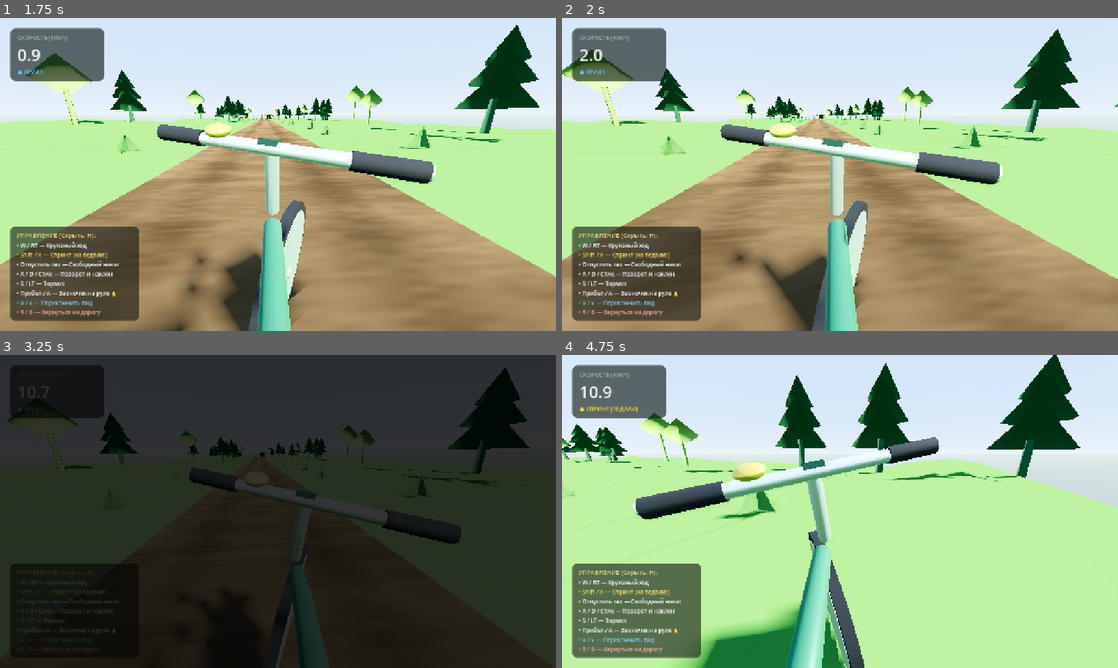
Above: before the commit, frames 1-4 (two rows, left to right).
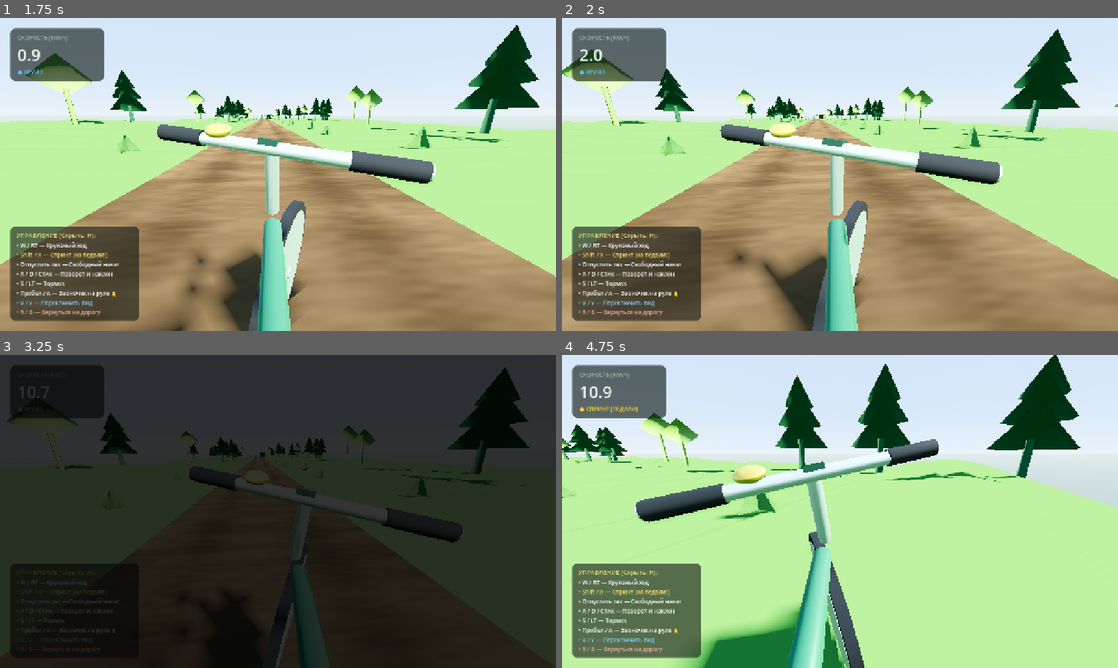
Above: after the commit, the same moments.

Repository: Guardorvd/slow-cycle
Game: Godot game, scene res://scenes/mode_select.tscn
The game is run twice, just before and just after one commit, with the same random seed, the same clock (stepped at 60 frames per second) and the same inputs.
Inputs:
- Up to frame 1 (1.75 s): click "1. Бесконечная дорога (Zen Ri…" at 0.5 s; tap Enter at 1.25 s; hold D (steer_right) from 1.28 s (still down); hold W (pedal) from 1.28 s (still down)
- Up to frame 2 (2 s): keep holding D (steer_right); keep holding W (pedal)
- Up to frame 3 (3.25 s): release D (steer_right) at 2.03 s; release W (pedal) at 2.03 s; hold S (brake) 2.03-2.78 s; tap W (pedal) at 2.1 s; hold D (steer_right) from 2.78 s (still down); hold W (pedal) from 2.78 s (still down); tap R (recover_ride) at 2.85 s
- Up to frame 4 (4.75 s): release W (pedal) at 3.53 s; tap Space (ring_bell) at 3.6 s; tap W (pedal) at 3.8 s; release D (steer_right) at 4.28 s; hold A (steer_left) from 4.28 s (still down); hold W (pedal) from 4.28 s (still down); tap Shift (sprint_pedal) at 4.35 s

Frame 1 is identical in both runs. In frame 2, 0.1% of the frame differs, in the area x 1-99%, y 16-89%; in frame 3, 0.4%; in frame 4, 2.4%, in the area x 0-99%, y 0-100%.

Commit message:
fix(audit-v4): resolve audio seam pop, timer aliasing, hud wrap-around, and ObjectDB leaks [Phases 1-3]
- Eliminate audio loop seam pop with 32-sample lerp bridge in _create_wind_audio_stream (10/10 test repeatability)
- Fix freewheel timer aliasing by switching to fractional phase subtraction (freewheel_timer -= click_interval), enabling full 55.6 clicks/s at 44 km/h
- Implement cyclic wrap-around in RoadPathData.find_closest_index for closed circuit tracks
- Activate cadence sway and vertical bobbing during sprint pedaling in bike_camera.gd
- Eliminate ObjectDB leaks on exit via BikeAudioManager._exit_tree player stop and headless test runner process_frame flushes
- Smooth brake deceleration release tail across 0.10s window in bicycle_controller.gd
- Add smoothed first-person camera vertical bobbing (current_bob_y) with clean recovery reset
- Register 3d_physics/layer_5='RoughRoad' in project.godot and wire explicit node_paths in bicycle.tscn
- Synchronize TECHNICAL_AUDIT_AND_ROADMAP.md, CURRENT_STATE_AUDIT.md, and README.md with 100% PASS metrics across all 52 contracts

Diff:
--- a/project.godot
+++ b/project.godot
@@ -95,6 +95,7 @@
 3d_physics/layer_2="Road"
 3d_physics/layer_3="Grass"
 3d_physics/layer_4="Player"
+3d_physics/layer_5="RoughRoad"
 
 [rendering]
 
--- a/scenes/player/bicycle.tscn
+++ b/scenes/player/bicycle.tscn
@@ -119,7 +119,7 @@
 material = SubResource("Mat_Rubber")
 size = Vector3(0.08, 0.02, 0.09)
 
-[node name="Bicycle" type="CharacterBody3D" node_paths=PackedStringArray("front_ray", "rear_ray", "visuals_root", "handlebar_pivot", "front_wheel", "rear_wheel", "crankset_pivot", "left_pedal", "right_pedal")]
+[node name="Bicycle" type="CharacterBody3D" node_paths=PackedStringArray("front_ray", "rear_ray", "visuals_root", "handlebar_pivot", "front_wheel", "rear_wheel", "crankset_pivot", "left_pedal", "right_pedal", "camera_rig")]
 collision_layer = 8
 collision_mask = 7
 script = ExtResource("1_controller")
@@ -132,6 +132,7 @@
 crankset_pivot = NodePath("Visuals/Crankset")
 left_pedal = NodePath("Visuals/Crankset/LeftCrank/LeftPedal")
 right_pedal = NodePath("Visuals/Crankset/RightCrank/RightPedal")
+camera_rig = NodePath("CameraRig")
 
 [node name="CollisionShape3D" type="CollisionShape3D" parent="."]
 transform = Transform3D(1, 0, 0, 0, 1, 0, 0, 0, 1, 0, 0.65, 0)
@@ -276,10 +277,11 @@
 transform = Transform3D(1, 0, 0, 0, 0.94, 0.34, 0, -0.34, 0.94, 0, 0.33, 0.01)
 mesh = SubResource("Mesh_Screen")
 
-[node name="CameraRig" type="Node3D" parent="." node_paths=PackedStringArray("first_person_cam", "third_person_cam")]
+[node name="CameraRig" type="Node3D" parent="." node_paths=PackedStringArray("first_person_cam", "third_person_cam", "spring_arm")]
 script = ExtResource("2_camera")
 first_person_cam = NodePath("FirstPersonCamera")
 third_person_cam = NodePath("SpringArm3D/ThirdPersonCamera")
+spring_arm = NodePath("SpringArm3D")
 
 [node name="FirstPersonCamera" type="Camera3D" parent="CameraRig"]
 transform = Transform3D(1, 0, 0, 0, 0.956, 0.292, 0, -0.292, 0.956, 0, 1.12, 0.05)
--- a/scripts/audio/bike_audio_manager.gd
+++ b/scripts/audio/bike_audio_manager.gd
@@ -74,6 +74,14 @@
 	if bike_controller and bike_controller.has_signal("bell_rung"):
 		if not bike_controller.is_connected("bell_rung", _on_bell_rung):
 			bike_controller.connect("bell_rung", _on_bell_rung)
+
+func _exit_tree() -> void:
+	if bell_player: bell_player.stop()
+	if freewheel_player_a: freewheel_player_a.stop()
+	if freewheel_player_b: freewheel_player_b.stop()
+	if wind_player: wind_player.stop()
+	if gravel_player: gravel_player.stop()
+	if skid_player: skid_player.stop()
 
 func _process(delta: float) -> void:
 	if not bike_controller:
@@ -101,7 +109,9 @@
 		var click_interval: float = clampf(0.22 / maxf(current_speed, 0.5), 0.018, 0.180)
 		freewheel_timer += delta
 		if freewheel_timer >= click_interval:
-			freewheel_timer = 0.0
+			freewheel_timer -= click_interval
+			if freewheel_timer >= click_interval:
+				freewheel_timer = fmod(freewheel_timer, click_interval)
 			var active_player: AudioStreamPlayer3D = freewheel_player_a if freewheel_use_a else freewheel_player_b
 			freewheel_use_a = not freewheel_use_a
 			active_player.pitch_scale = randf_range(0.97, 1.03)
@@ -258,6 +268,13 @@
 
 	raw_samples.resize(total_samples)
 
+	# Seam bridge continuity
+	var seam_bridge_len: int = 32
+	for j in range(seam_bridge_len):
+		var w: float = float(j + 1) / float(seam_bridge_len)
+		var idx: int = total_samples - seam_bridge_len + j
+		raw_samples[idx] = lerpf(raw_samples[idx], raw_samples[0], w * 0.85)
+
 	var pcm_data := PackedByteArray()
 	pcm_data.resize(total_samples * 2)
 	for i in range(total_samples):
--- a/scripts/camera/bike_camera.gd
+++ b/scripts/camera/bike_camera.gd
@@ -59,6 +59,7 @@
 var current_shake_x: float = 0.0
 var current_shake_y: float = 0.0
 var current_shake_rot: float = 0.0
+var current_bob_y: float = 0.0
 var bob_phase: float = 0.0
 var travel_distance: float = 0.0
 var shake_time: float = 0.0 ## Backward compatibility alias
@@ -107,6 +108,8 @@
 	var bike_bank: float = bike.get("current_bank") if "current_bank" in bike else 0.0
 	var vis_steer: float = bike.get("visual_steer") if "visual_steer" in bike else 0.0
 	var is_pedaling: bool = bike.get("is_pedaling") if "is_pedaling" in bike else false
+	var is_sprinting: bool = bike.get("is_sprinting") if "is_sprinting" in bike else false
+	var sprint_boost_val: float = bike.get("sprint_boost") if "sprint_boost" in bike else 0.0
 	var is_coasting: bool = bike.get("is_coasting") if "is_coasting" in bike else false
 	var crank_rot: float = bike.get("crank_rotation") if "crank_rotation" in bike else 0.0
 	var pedal_power: float = bike.get("pedal_power") if "pedal_power" in bike else 0.0
@@ -185,14 +188,19 @@
 	# 6. SECONDARY PRIORITY 2: Cadence Sway & Vertical Pedal Bob
 	# -------------------------------------------------------------
 	var sway_offset_x: float = 0.0
-	var bob_offset_y: float = 0.0
-	if is_pedaling and current_speed > 0.5:
+	var target_bob_y: float = 0.0
+	var is_working_pedals: bool = is_pedaling or is_sprinting
+	var eff_pedal_power: float = pedal_power if is_pedaling else clampf(sprint_boost_val / 3.0, 0.5, 1.0)
+	if is_working_pedals and current_speed > 0.5:
 		bob_phase += delta * (current_speed * 1.4)
-		bob_offset_y = sin(bob_phase) * vertical_bob_intensity
-		sway_offset_x = sin(crank_rot) * cadence_sway_intensity * pedal_power
+		target_bob_y = sin(bob_phase) * vertical_bob_intensity
+		sway_offset_x = sin(crank_rot) * cadence_sway_intensity * eff_pedal_power
 	elif is_coasting or current_speed <= 0.5:
-		bob_offset_y = 0.0
+		target_bob_y = 0.0
 		sway_offset_x = 0.0
+
+	var bob_t: float = 1.0 - exp(-10.0 * delta)
+	current_bob_y = lerpf(current_bob_y, target_bob_y, bob_t)
 
 	# -------------------------------------------------------------
 	# 7. Speed FOV & Speed Breathing (Breathing OFF by default)
@@ -218,7 +226,7 @@
 		# Position: base + lateral sway + shake_x, base_y + bob + dive_y + shake_y, base_z + surge_z + dive_tuck
 		var dive_forward_shift: float = -current_dive_pitch * 0.03 # Subtle forward tuck in braking
 		first_person_cam.position.x = base_fp_pos.x + current_shake_x + sway_offset_x
-		first_person_cam.position.y = base_fp_pos.y + bob_offset_y + current_dive_y + current_shake_y
+		first_person_cam.position.y = base_fp_pos.y + current_bob_y + current_dive_y + current_shake_y
 		first_person_cam.position.z = base_fp_pos.z + current_surge_z + dive_forward_shift
 
 		# Rotation: base_pitch + dive_pitch, look_yaw, current_roll + shake_rot
@@ -259,6 +267,7 @@
 	current_shake_x = 0.0
 	current_shake_y = 0.0
 	current_shake_rot = 0.0
+	current_bob_y = 0.0
 	current_roll = 0.0
 	bob_phase = 0.0
 	travel_distance = 0.0
--- a/scripts/player/bicycle_controller.gd
+++ b/scripts/player/bicycle_controller.gd
@@ -378,16 +378,16 @@
 	var a_gravity: float = -sin(physics_pitch) * 9.8 * gravity_slope_mult
 
 	# 4. Progressive braking with quadratic effort curve and analog brake
-	var a_brake: float = 0.0
 	if is_braking:
 		var brake_strength: float = Input.get_action_strength("brake")
 		if brake_strength < 0.05:
 			brake_strength = 1.0 # Programmatic fallback
 		brake_input = minf(brake_strength, brake_input + (1.0 / brake_attack_time) * delta)
-		var brake_curve: float = brake_input * brake_input
-		a_brake = brake_deceleration * brake_curve
 	else:
 		brake_input = maxf(0.0, brake_input - (1.0 / brake_release_time) * delta)
+
+	var brake_curve: float = brake_input * brake_input
+	var a_brake: float = brake_deceleration * brake_curve
 
 	# Visual-only nose dive under braking (smoothly tracking brake_input)
 	var target_dive: float = -deg_to_rad(brake_dive_angle_deg) * brake_input
--- a/scripts/test/test_diagnostics.gd
+++ b/scripts/test/test_diagnostics.gd
@@ -1353,4 +1353,7 @@
 	else:
 		print("\n=== SOME VERIFICATIONS FAILED ===\n")
 
+	await process_frame
+	await physics_frame
+	await process_frame
 	quit(0 if all_ok else 1)
--- a/scripts/test/test_track_ride.gd
+++ b/scripts/test/test_track_ride.gd
@@ -165,5 +165,6 @@
 		print("[PASS] Debug HUD dynamically tracks and displays test track sections.")
 
 	root_node.queue_free()
+	await process_frame
 	print("\n[SUCCESS] ALL LIVE TEST TRACK RIDE CHECKS PASSED [OK]\n")
 	quit(0)
--- a/scripts/test/test_track_verification.gd
+++ b/scripts/test/test_track_verification.gd
@@ -277,4 +277,5 @@
 
 	# Clean up instantiated scene
 	root_node.queue_free()
+	await process_frame
 	return true
--- a/scripts/world/road_path_data.gd
+++ b/scripts/world/road_path_data.gd
@@ -94,6 +94,23 @@
 			min_dist_sq = d_sq
 			best_idx = i
 
+	# Wrap-around search for closed-circuit tracks (when track start and end points coincide)
+	if points.size() > 200 and points[0].distance_squared_to(points[-1]) < 0.04:
+		if start_idx > points.size() - 100:
+			var wrap_max: int = mini(100 - (points.size() - 1 - start_idx), points.size() - 1)
+			for i in range(wrap_max + 1):
+				var d_sq: float = target_pos.distance_squared_to(points[i])
+				if d_sq < min_dist_sq:
+					min_dist_sq = d_sq
+					best_idx = i
+		elif start_idx < 100:
+			var wrap_min: int = maxi(0, points.size() - (100 - start_idx))
+			for i in range(wrap_min, points.size()):
+				var d_sq: float = target_pos.distance_squared_to(points[i])
+				if d_sq < min_dist_sq:
+					min_dist_sq = d_sq
+					best_idx = i
+
 	# If too far from local window, search full array
 	if min_dist_sq > 2500.0: # > 50m
 		for i in range(points.size()):
Not shown, changed: CURRENT_STATE_AUDIT.md
Not shown, changed: README.md
Not shown, changed: TECHNICAL_AUDIT_AND_ROADMAP.md
